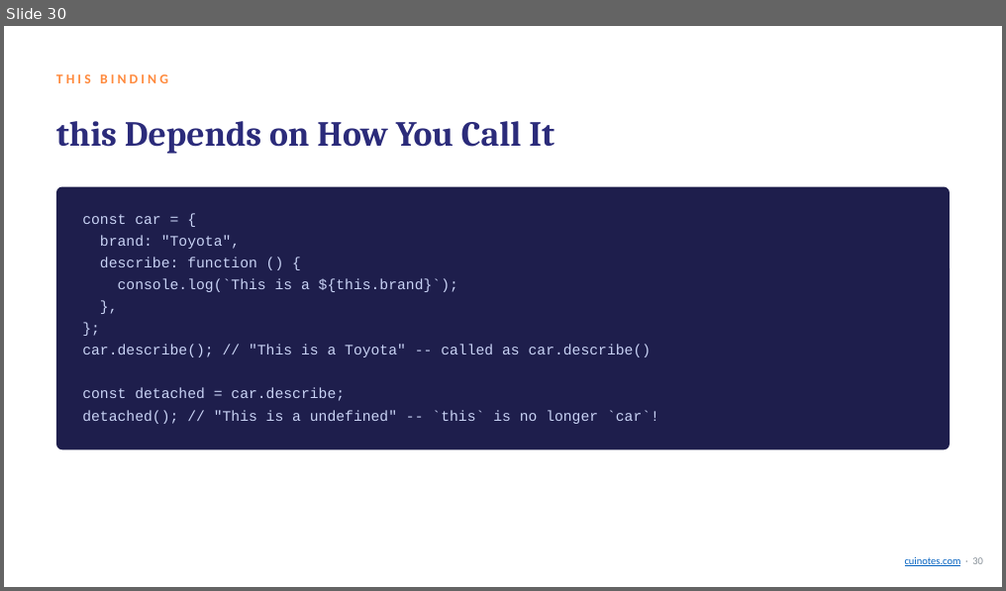
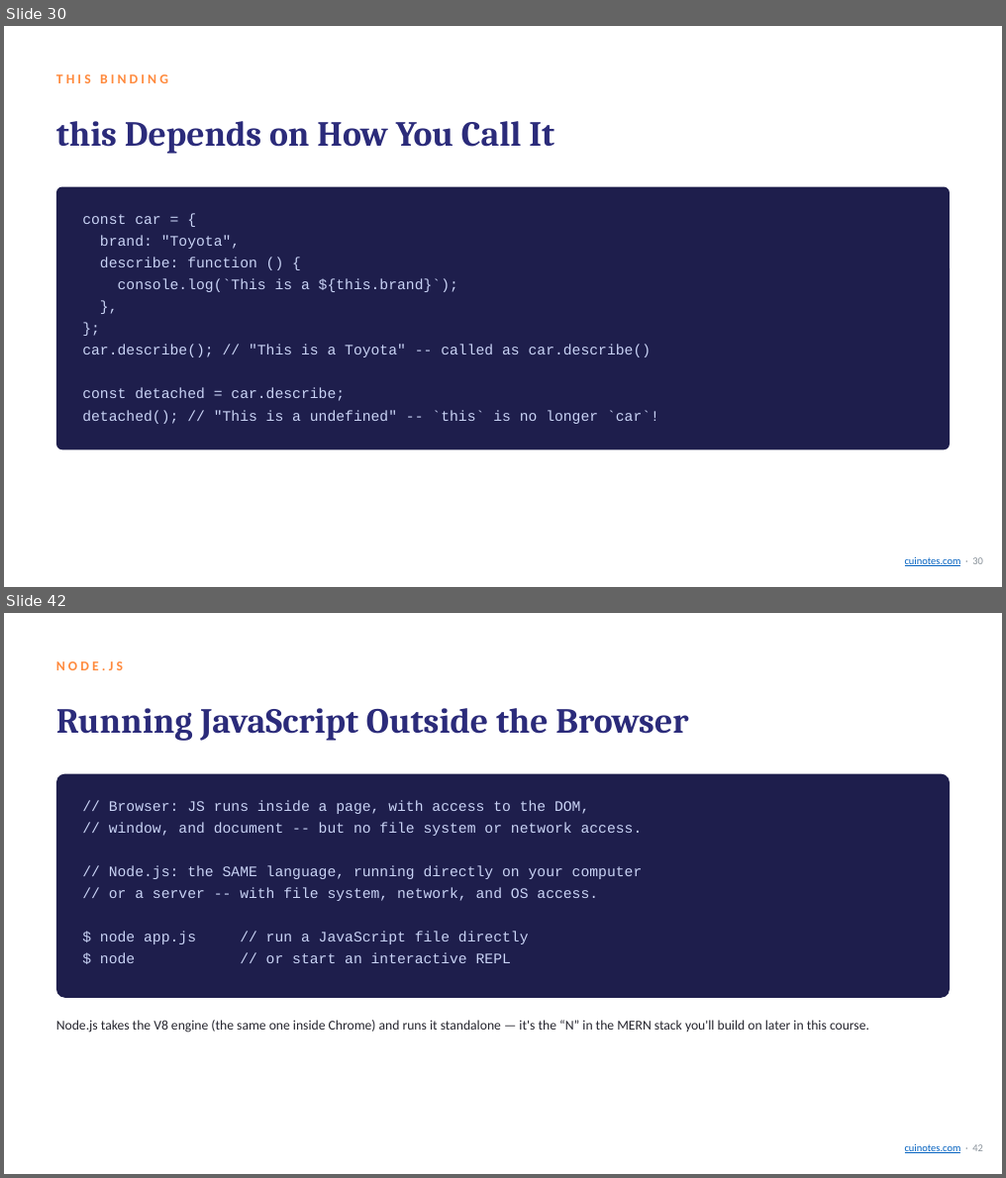
Before and after one commit to mua22/mern-web-book, a slide deck: slides/CSC336-Lecture-11-Core-JavaScript-ES6.pptx. Shown one above the other, each under a label of ours: slide 30 before the commit, slides 30 and 42 after it; the slides between them are not shown. The pictures are 1006x591 and 1006x1178 pixels, drawn with LibreOffice and Linux fonts; fonts in the diff are those of the drawing. Boxes give left, top, right and bottom in pixels: in the first picture for what was removed or moved away, otherwise in the second. Text is boxed around its words. In the diff, an @@ line names an element or a change of style, - is before the commit and + after.

```diff
--- a/slides/CSC336-Lecture-11-Core-JavaScript-ES6.pptx
+++ b/slides/CSC336-Lecture-11-Core-JavaScript-ES6.pptx
@@ slide 42 added at [4,613,1002,1174], background #FFFFFF @@
@@ text added at [56,662,123,670], 13 pt, text #FF8A3D, bold @@
+NODE.JS
@@ text added at [56,708,688,741], 34 pt, text #2B2B7A, bold @@
+Running JavaScript Outside the Browser
@@ rounded rectangle added at [56,774,949,998], fill #1E1E4C @@
@@ text added at [100,800,643,963], 14 pt, text #C9D3F5 @@
+// Browser: JS runs inside a page, with access to the DOM,
+// window, and document -- but no file system or network access.
+// Node.js: the SAME language, running directly on your computer
+// or a server -- with file system, network, and OS access.
+$ node app.js // run a JavaScript file directly
+$ node // or start an interactive REPL
@@ text added at [56,1020,869,1033], 13 pt, text #26262F @@
+Node.js takes the V8 engine (the same one inside Chrome) and runs it standalone — it's the “N” in the MERN stack you'll build on later in this course.
@@ text added at [905,1145,983,1154], 10 pt, text #0563C1, underline @@
+cuinotes.com · 42
```
Also in this commit, not shown: 10 slides changed, 3 other slides added, 1 slide removed, 1 other file.
